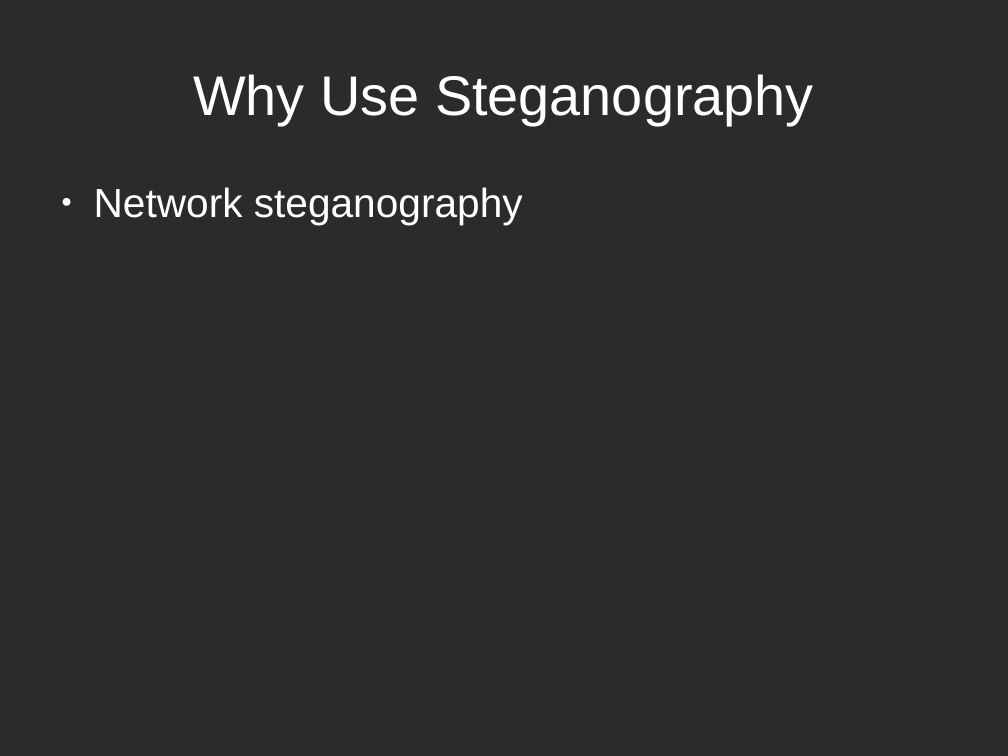
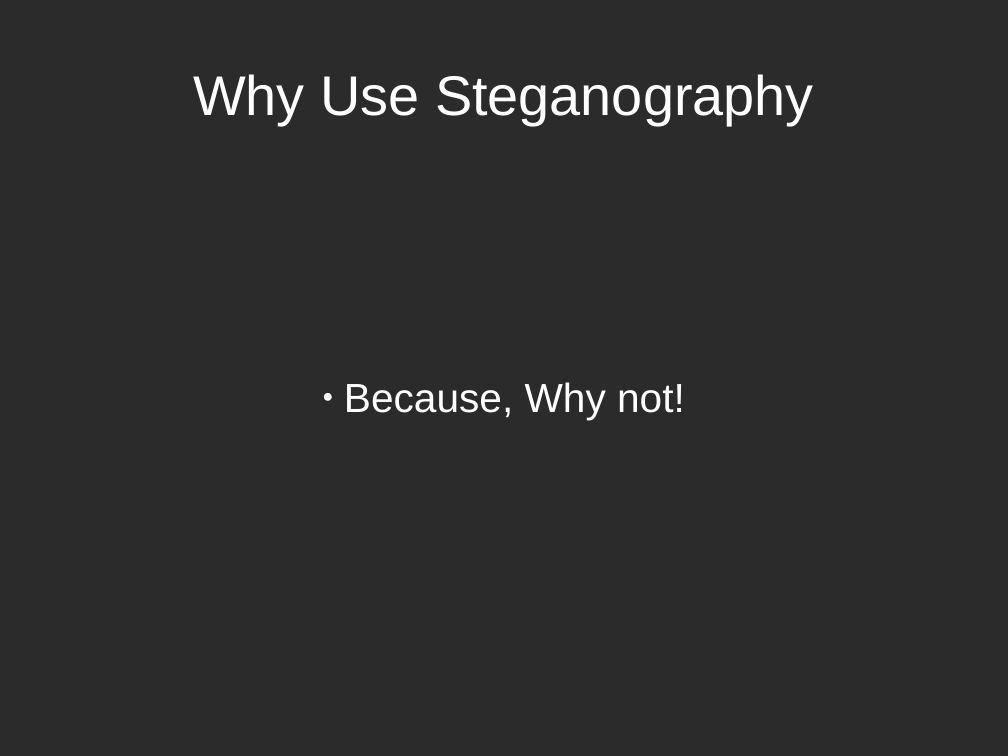
Before and after one commit to david365602/presentations, a slide deck: slide 16 of Presentations/Steganography.odp (slide 14 before the commit). Drawn at 1008x756 pixels with LibreOffice and Linux fonts; fonts in the diff are those of the drawing; background and template pictures are left out; a plain dark background stands for a picture behind light text. Boxes give left, top, right and bottom in pixels: in the first picture for what was removed or moved away, otherwise in the second. Text is boxed around its words. In the diff, an @@ line names an element or a change of style, - is before the commit and + after.

```diff
--- a/Presentations/Steganography.odp
+++ b/Presentations/Steganography.odp
@@ subtitle "Because, Why not!" at [344, 382, 685, 420]: vertical alignment top to middle @@
@@ subtitle at [344, 382, 685, 420]: text changed @@
-● Network steganography
+● Because, Why not!
```
Also in this commit, not shown: 1 other slide changed, 3 slides added, 1 slide removed.
